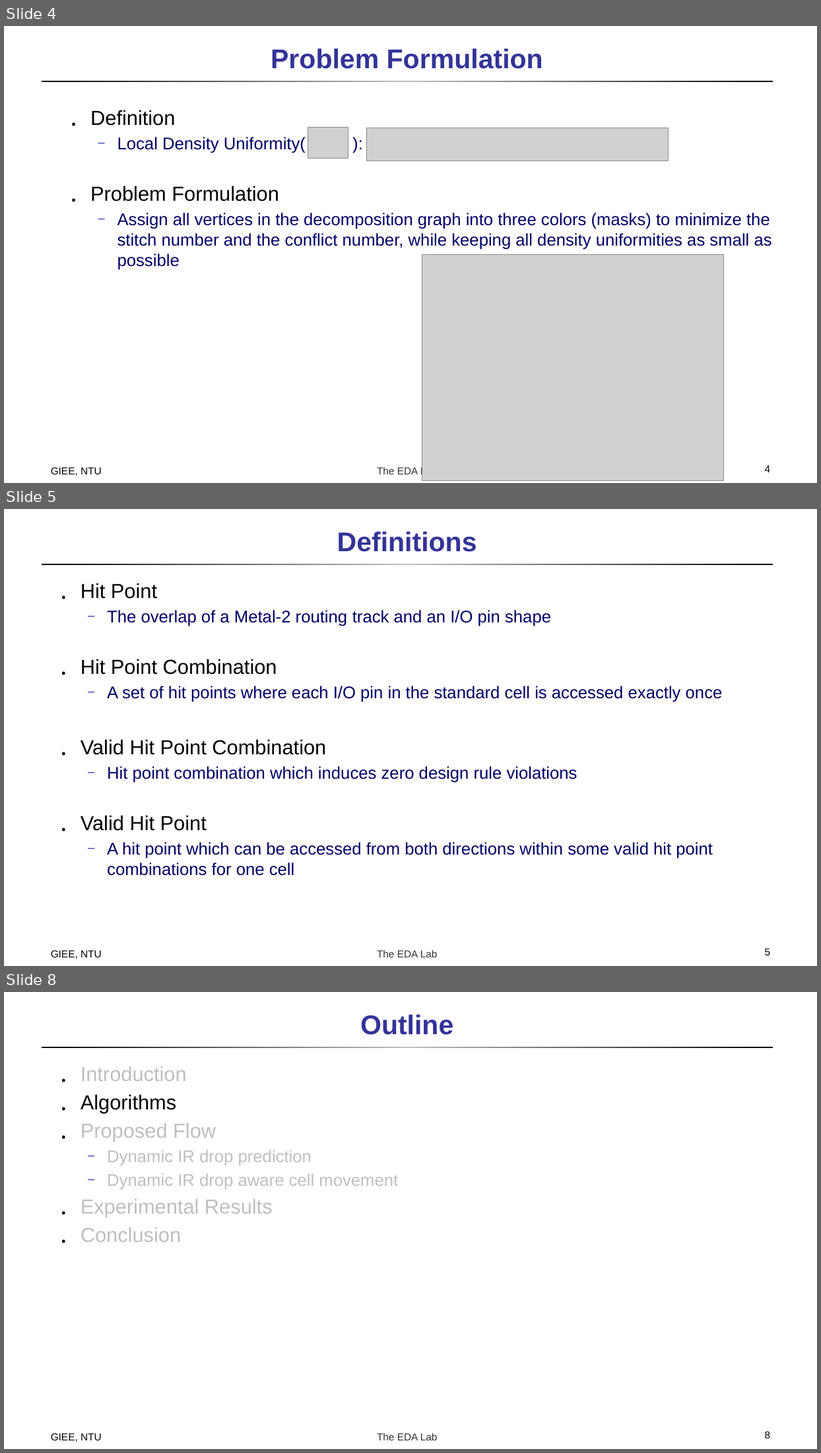
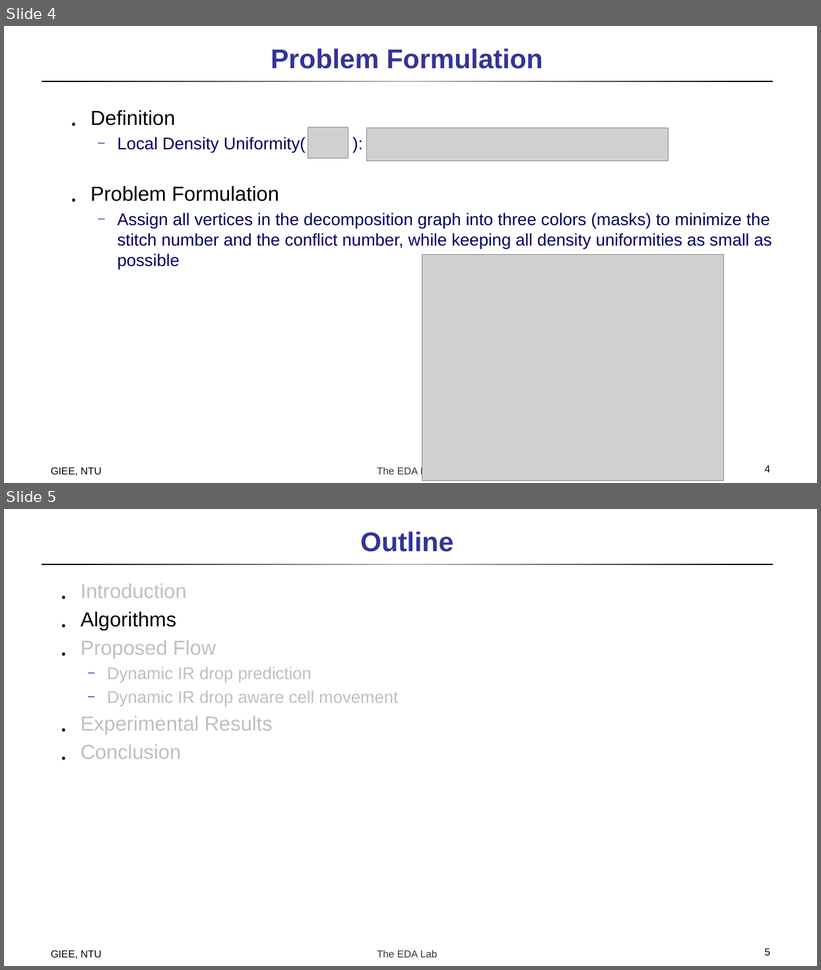
Before and after one commit to doctry/paper, a slide deck: Double Patterning/A High-Performance Triple Patterning Layout Decomposer.pptx. Shown one above the other, each under a label of ours: slides 4, 5 and 8 before the commit, slides 4 and 5 after it; the slides between them are not shown. The pictures are 821x1453 and 821x970 pixels, drawn with LibreOffice and Linux fonts; fonts in the diff are those of the drawing; grey boxes stand for pictures. Boxes give left, top, right and bottom in pixels: in the first picture for what was removed or moved away, otherwise in the second. Text is boxed around its words. In the diff, an @@ line names an element or a change of style, - is before the commit and + after.

```diff
--- a/Double Patterning/A High-Performance Triple Patterning Layout Decomposer.pptx
+++ b/Double Patterning/A High-Performance Triple Patterning Layout Decomposer.pptx
@@ slide 5 removed at bbox=[4, 509, 817, 966], background #FFFFFF; not listed: 2 template elements that a slide beside it also shows @@
@@ title removed at bbox=[337, 531, 477, 552] @@
-Definitions
@@ text removed at bbox=[81, 583, 723, 876] @@
-․ Hit Point
-  ─ The overlap of a Metal-2 routing track and an I/O pin shape
-․ Hit Point Combination
-  ─ A set of hit points where each I/O pin in the standard cell is accessed exactly once
-․ Valid Hit Point Combination
-  ─ Hit point combination which induces zero design rule violations
-․ Valid Hit Point
-  ─ A hit point which can be accessed from both directions within some valid hit point combinations for one cell
@@ text removed at bbox=[51, 951, 102, 959] @@
-GIEE, NTU
@@ page number removed at bbox=[765, 949, 771, 956] @@
-5
@@ what was slide 8 is now slide 5 @@
@@ page number at bbox=[765, 949, 771, 956]: text changed @@
-8
+5
```
Also in this commit, not shown: 5 slides changed, 3 slides added, 3 other slides removed, 1 other file.
